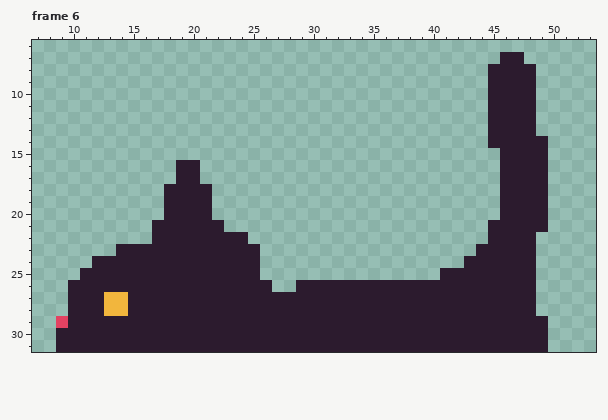
One commit to this pixel-art file: AsepriteRaw/cat.aseprite. Above: the version before the commit.
64x32 pixels, 6 frames. Shown: frame 6: x 7..53, y 6..31. The commit also changed other frames, which this record leaves out.
New version:
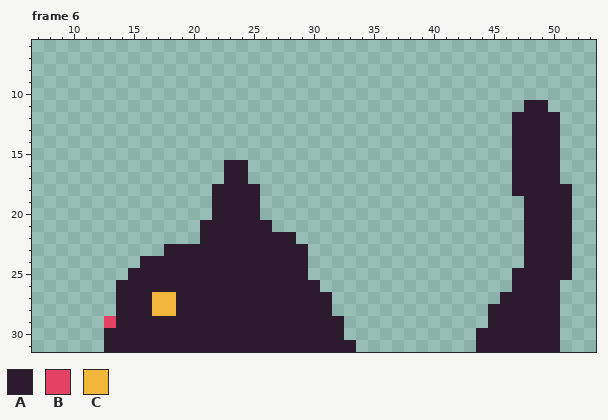
Palette (. is transparent): A #2c1b2e  B #e34262  C #f2b63d
From old to new:
Frame 6:
y 7: x 46..47 AA -> ..
y 8..10: x 45..48 AAAA -> ....
y 11: x 45..47 AAA -> ...; x 49 . -> A
y 12..13: x 45..46 AA -> ..; x 49..50 .. -> AA
y 14: x 45..46 AA -> ..; x 50 . -> A
y 15: x 46 A -> .; x 50 . -> A
y 16..17: x 19..20 AA -> ..; x 23..24 .. -> AA; x 46 A -> .; x 50 . -> A
y 18: x 18..25 AAAA.... -> ....AAAA; x 46 A -> .; x 50..51 .. -> AA
y 19..20: x 18..25 AAAA.... -> ....AAAA; x 46..47 AA -> ..; x 50..51 .. -> AA
y 21: x 17..20 AAAA -> ....; x 23..26 .... -> AAAA; x 45..47 AAA -> ...; x 50..51 .. -> AA
y 22: x 17..20 AAAA -> ....; x 25..28 .... -> AAAA; x 45..47 AAA -> ...; x 49..51 ... -> AAA
y 23: x 14..17 AAAA -> ....; x 26..29 .... -> AAAA; x 44..47 AAAA -> ....; x 49..51 ... -> AAA
y 24: x 12..15 AAAA -> ....; x 26..29 .... -> AAAA; x 43..47 AAAAA -> .....; x 49..51 ... -> AAA
y 25: x 11..14 AAAA -> ....; x 26..29 .... -> AAAA; x 41..46 AAAAAA -> ......; x 49..51 ... -> AAA
y 26: x 10..13 AAAA -> ....; x 27..28 .. -> AA; x 31..46 AAAAAAAAAAAAAAAA -> ................; x 49..50 .. -> AA
y 27: x 10..14 AAACC -> ....A; x 17..18 AA -> CC; x 32..45 AAAAAAAAAAAAAA -> ..............; x 49..50 .. -> AA
y 28: x 10..14 AAACC -> ....A; x 17..18 AA -> CC; x 32..44 AAAAAAAAAAAAA -> .............; x 49..50 .. -> AA
y 29: x 9..13 BAAAA -> ....B; x 33..44 AAAAAAAAAAAA -> ............; x 50 . -> A
y 30: x 9..12 AAAA -> ....; x 33..43 AAAAAAAAAAA -> ...........; x 50 . -> A
y 31: x 9..12 AAAA -> ....; x 34..43 AAAAAAAAAA -> ..........; x 50 . -> A
Changed places in both pictures, as pixel boxes (x1, y1, x2, y2):
changed: (56, 52, 572, 352)
